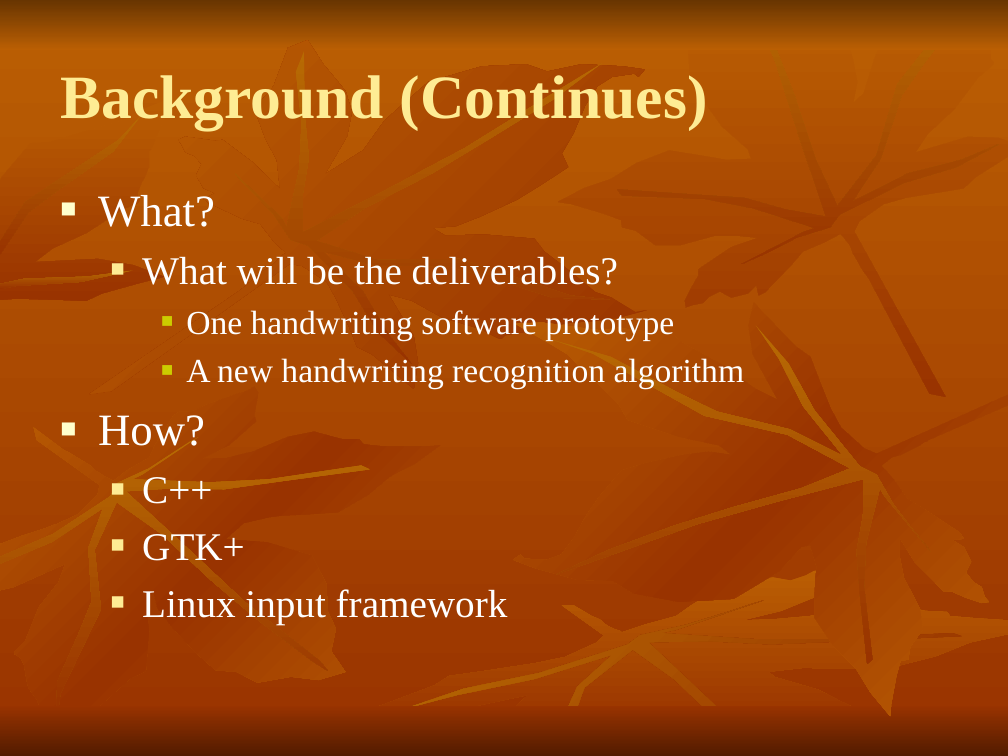
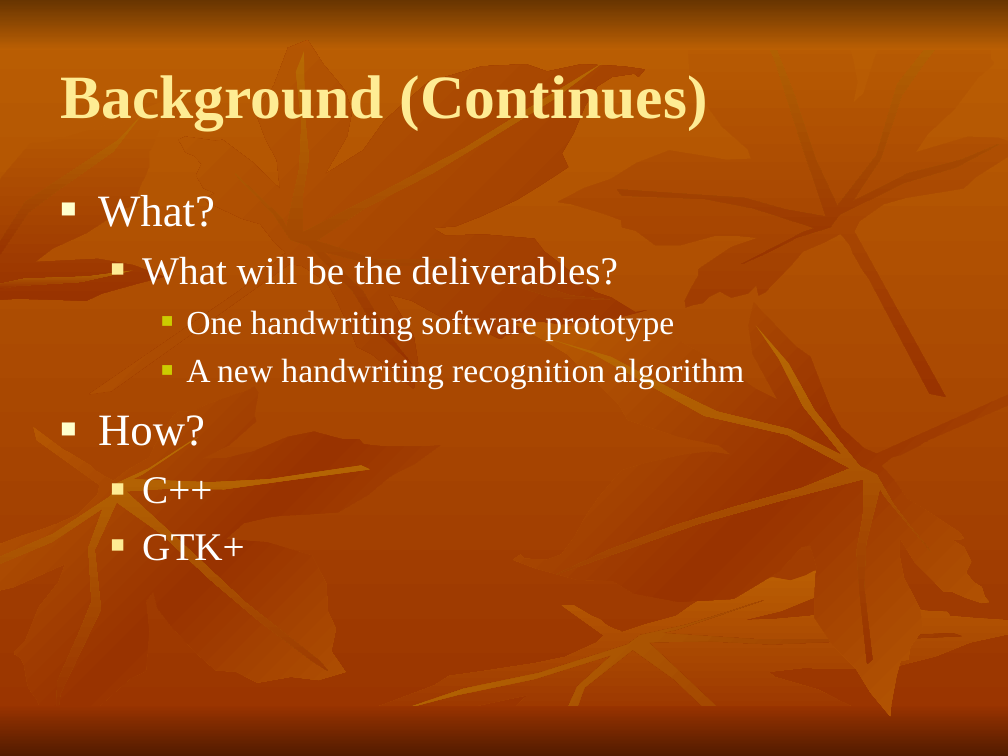
Before and after one commit to shaileshBhokare/honours, a slide deck: slide 4 of Dissertition/report/presentation.ppt. Drawn at 1008x756 pixels with LibreOffice and Linux fonts; fonts in the diff are those of the drawing. Boxes give left, top, right and bottom in pixels: in the first picture for what was removed or moved away, otherwise in the second. Text is boxed around its words. In the diff, an @@ line names an element or a change of style, - is before the commit and + after.

```diff
--- a/Dissertition/report/presentation.ppt
+++ b/Dissertition/report/presentation.ppt
@@ text at (x1=142, y1=589, x2=508, y2=624): paragraph removed @@
-  ■ Linux input framework
```
Also in this commit, not shown: 4 other slides changed, 9 slides added, 5 slides removed, 1 other file.
